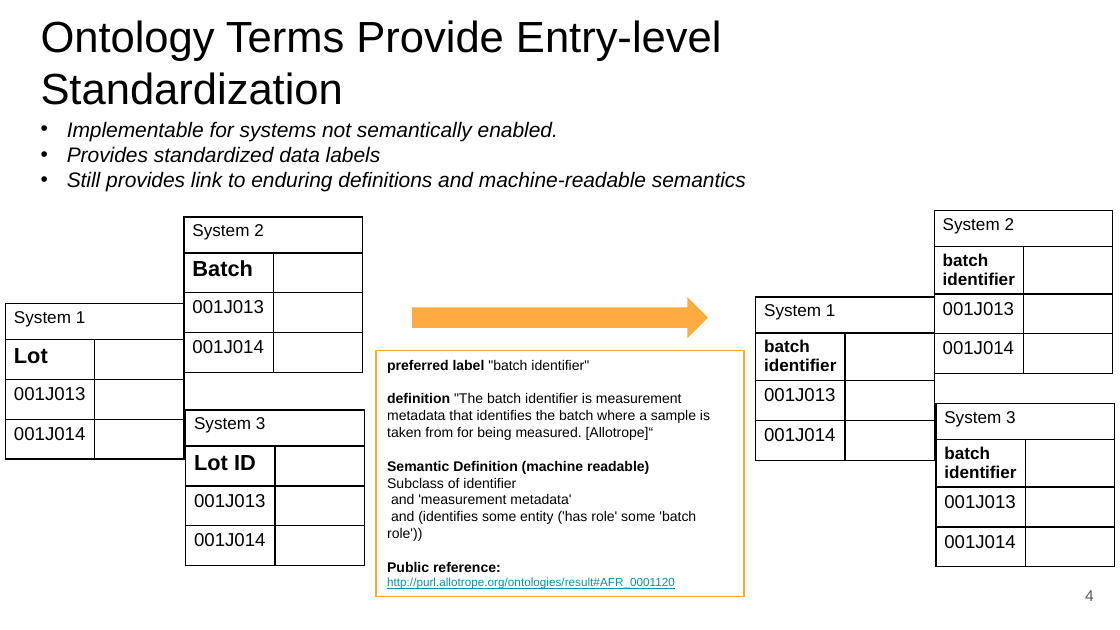
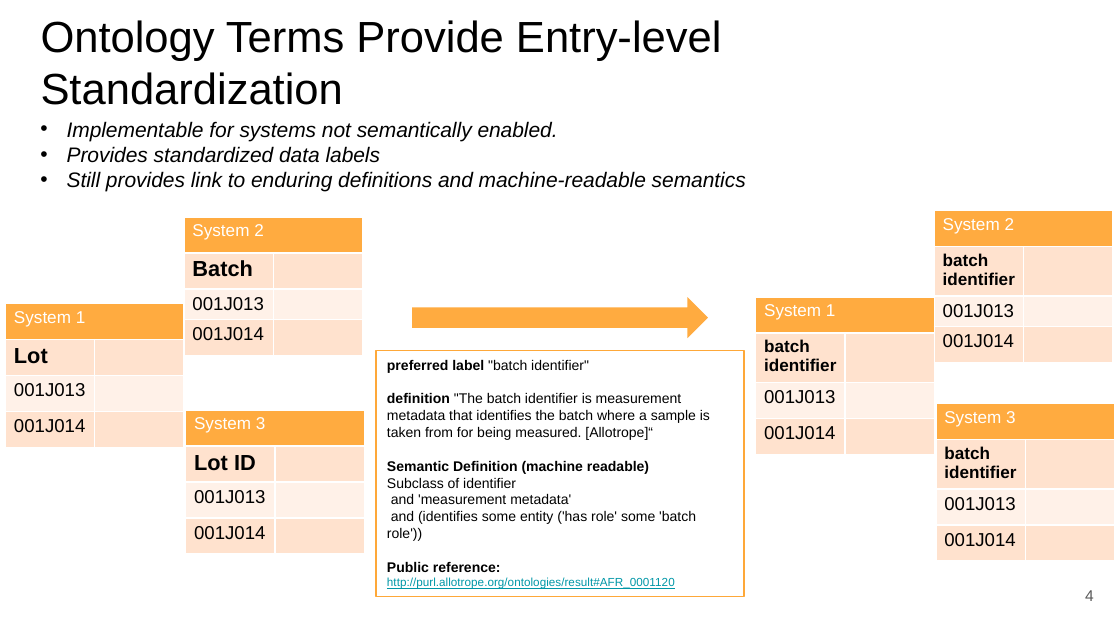
Before and after one commit to OPC-ontology/OPC, a slide deck: slide 4 of docs/Extending Allotrope_ An Ontological Representation and Analysis of Process Chemistry.pptx. Drawn at 1120x630 pixels with LibreOffice and Linux fonts; fonts in the diff are those of the drawing. Boxes give left, top, right and bottom in pixels: in the first picture for what was removed or moved away, otherwise in the second. Text is boxed around its words. In the diff, an @@ line names an element or a change of style, - is before the commit and + after.

```diff
--- a/docs/Extending Allotrope_ An Ontological Representation and Analysis of Process Chemistry.pptx
+++ b/docs/Extending Allotrope_ An Ontological Representation and Analysis of Process Chemistry.pptx
@@ table at bbox=[184, 217, 363, 356] @@
@@ fill none to #FFAB40 in row 1, column 1 @@
@@ fill none to #FFE2CF in 2 cells @@
@@ fill none to #FFF1E8 in row 3, column 1 @@
@@ text colour #000000 to #FFFFFF in "System 2" @@
@@ borders changed @@
@@ table at bbox=[934, 211, 1113, 363] @@
@@ fill none to #FFAB40 in row 1, column 1 @@
@@ fill none to #FFE2CF in 2 cells @@
@@ fill none to #FFF1E8 in row 3, column 1 @@
@@ text colour #000000 to #FFFFFF in "System 2" @@
@@ borders changed @@
@@ table at bbox=[756, 297, 935, 455] @@
@@ fill none to #FFAB40 in row 1, column 1 @@
@@ fill none to #FFE2CF in 2 cells @@
@@ fill none to #FFF1E8 in row 3, column 1 @@
@@ text colour #000000 to #FFFFFF in "System 1" @@
@@ borders changed @@
@@ table at bbox=[6, 304, 185, 448] @@
@@ fill none to #FFAB40 in row 1, column 1 @@
@@ fill none to #FFE2CF in 2 cells @@
@@ fill none to #FFF1E8 in row 3, column 1 @@
@@ text colour #000000 to #FFFFFF in "System 1" @@
@@ borders changed @@
@@ rectangle "preferred label "batch identifier"" at bbox=[376, 351, 745, 597]: outline #FDA739 1 pt to #FEA83A 1 pt @@
@@ table at bbox=[186, 410, 365, 554] @@
@@ fill none to #FFAB40 in row 1, column 1 @@
@@ fill none to #FFE2CF in 2 cells @@
@@ fill none to #FFF1E8 in row 3, column 1 @@
@@ text colour #000000 to #FFFFFF in "System 3" @@
@@ borders changed @@
@@ table at bbox=[936, 403, 1116, 561] @@
@@ fill none to #FFAB40 in row 1, column 1 @@
@@ fill none to #FFE2CF in 2 cells @@
@@ fill none to #FFF1E8 in row 3, column 1 @@
@@ text colour #000000 to #FFFFFF in "System 3" @@
@@ borders changed @@
```
Also in this commit, not shown: 8 other slides changed, 1 other file.
